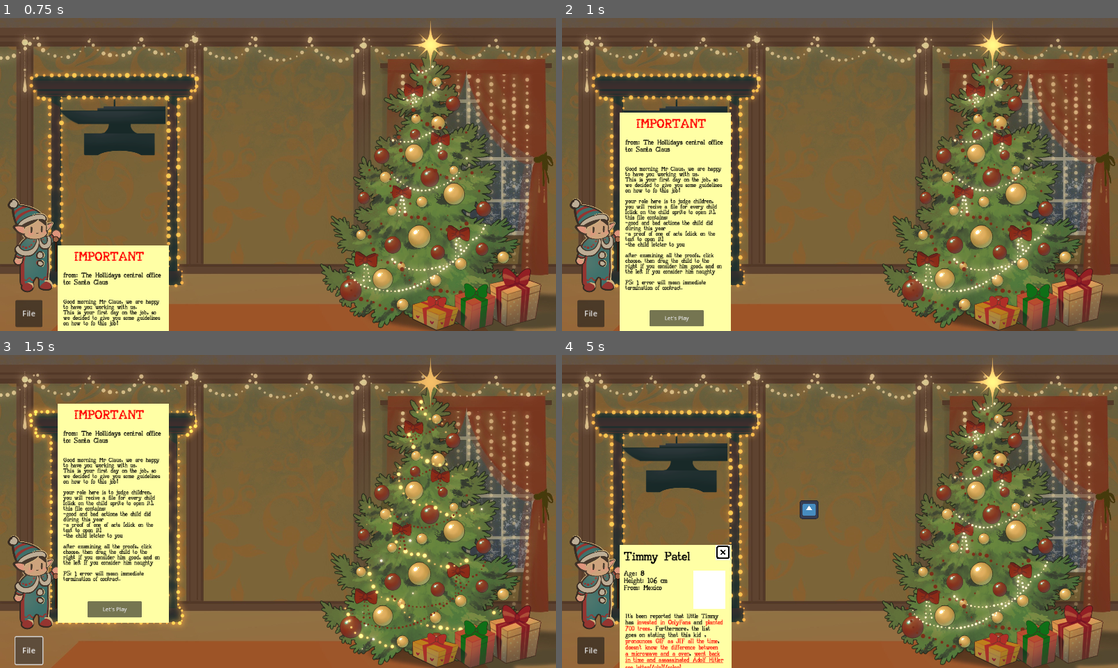
Above: before the commit, frames 1-4 (two rows, left to right).
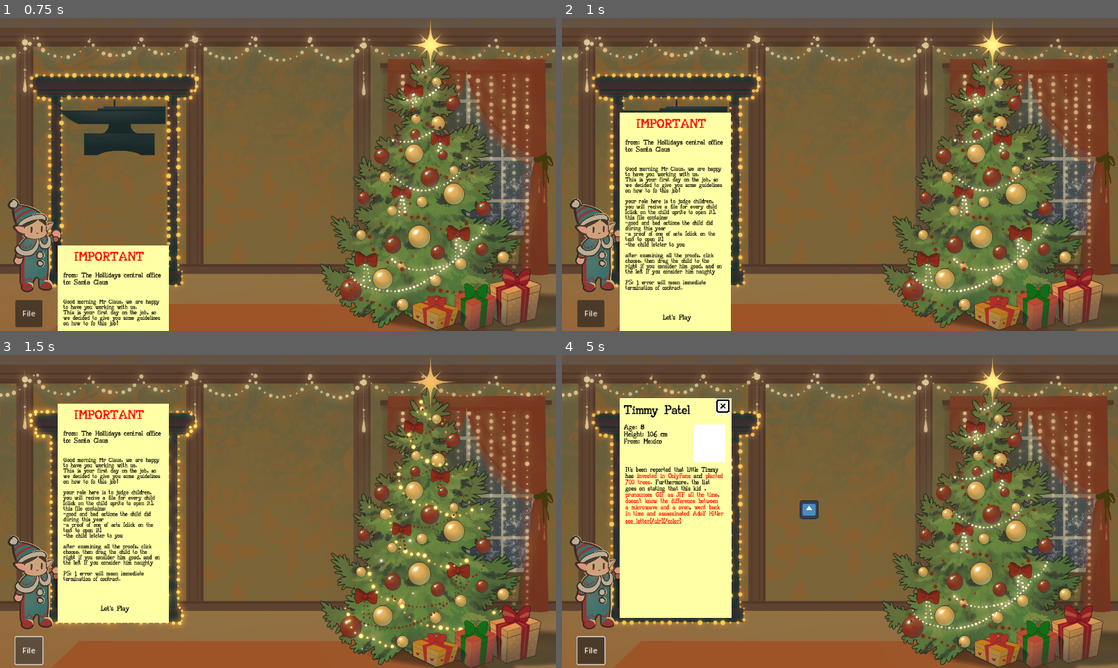
Above: after the commit, the same moments.

Repository: Zapzoop/chritmasgamejam
Game: Godot game, scene res://main_menu/mainmenu.tscn
The game is run twice, just before and just after one commit, with the same random seed, the same clock (stepped at 60 frames per second) and the same inputs. The engine's default icon, where the game draws it, is replaced by a stand-in: a white triangle on a blue panel in a dark square.
Inputs (mouse positions are in pixels of both pictures, inside the frame that each line leads up to):
- Up to frame 1 (0.75 s): click "Start" at 0.5 s
- Up to frame 2 (1 s): no input
- Up to frame 3 (1.5 s): click "File" at 1.25 s
- Up to frame 4 (5 s): click "Let's Play" at 2 s; click "File" at 2.75 s; click "File" at 3.5 s; click (678, 627) at 4.25 s, where only the run before the commit has a clickable "Decide"

Frame 1 is identical in both runs. In frame 2, 0.5% of the frame differs, in the area x 15-26%, y 93-99%; in frame 3, 0.5%; in frame 4, 14%, in the area x 2-31%, y 13-100%.
Error in both runs: Invalid access to property or key 'report' on a base object of type 'null instance'. (res://mainlevel/level.gd:54)

Commit message:
added
things

Diff:
--- a/assets/scenes&scripts/tutorial.tscn
+++ b/assets/scenes&scripts/tutorial.tscn
@@ -140,7 +140,21 @@
 anchor_top = 0.901235
 anchor_right = 0.756098
 anchor_bottom = 0.975309
+theme = ExtResource("3_2j0yg")
+theme_override_colors/font_color = Color(0, 0, 0, 1)
+theme_override_colors/font_pressed_color = Color(0, 0, 0, 1)
+theme_override_colors/font_hover_color = Color(0, 0, 0, 1)
+theme_override_colors/font_focus_color = Color(0, 0, 0, 1)
+theme_override_colors/font_hover_pressed_color = Color(0, 0, 0, 1)
+theme_override_colors/font_disabled_color = Color(0, 0, 0, 1)
+theme_override_colors/icon_normal_color = Color(0, 0, 0, 0)
+theme_override_colors/icon_pressed_color = Color(0, 0, 0, 0)
+theme_override_colors/icon_hover_color = Color(0, 0, 0, 0)
+theme_override_colors/icon_hover_pressed_color = Color(1, 1, 1, 0.203922)
+theme_override_colors/icon_focus_color = Color(1, 1, 1, 0.203922)
+theme_override_colors/icon_disabled_color = Color(1, 1, 1, 0.203922)
 text = "Let's Play"
+flat = true
 metadata/_edit_use_anchors_ = true
 
 [node name="anim" type="AnimationPlayer" parent="."]
--- a/character/child/child_file.tscn
+++ b/character/child/child_file.tscn
@@ -134,14 +134,30 @@
 metadata/_edit_use_anchors_ = true
 
 [node name="Decide" type="Button" parent="Paper/TempBg/Profile"]
+visible = false
 layout_mode = 1
 anchors_preset = -1
 anchor_left = 0.268293
 anchor_top = 0.901235
 anchor_right = 0.756098
 anchor_bottom = 0.975309
-text = "Decide
+theme = ExtResource("2_2bemc")
+theme_override_colors/font_color = Color(0, 0, 0, 1)
+theme_override_colors/font_pressed_color = Color(0, 0, 0, 1)
+theme_override_colors/font_hover_color = Color(0, 0, 0, 1)
+theme_override_colors/font_focus_color = Color(0, 0, 0, 1)
+theme_override_colors/font_hover_pressed_color = Color(0, 0, 0, 1)
+theme_override_colors/font_disabled_color = Color(0, 0, 0, 1)
+theme_override_colors/icon_normal_color = Color(0, 0, 0, 0)
+theme_override_colors/icon_pressed_color = Color(0, 0, 0, 0)
+theme_override_colors/icon_hover_color = Color(0, 0, 0, 0)
+theme_override_colors/icon_hover_pressed_color = Color(0, 0, 0, 0)
+theme_override_colors/icon_focus_color = Color(0, 0, 0, 0)
+theme_override_colors/icon_disabled_color = Color(0, 0, 0, 0)
+theme_override_font_sizes/font_size = 30
+text = "judge
 "
+flat = true
 metadata/_edit_use_anchors_ = true
 
 [node name="Close" type="Button" parent="Paper/TempBg/Profile"]
--- a/generator/generator.gd
+++ b/generator/generator.gd
@@ -3,6 +3,10 @@
 var parent
 
 var rnd = RandomNumberGenerator.new()
+var drawings_to_be_seen = 0
+var drawings_seen = 0
+var already_seen = []
+var letter_seen = false
 
 var males = ["Timmy","Moe","Oliver","Ethan","Luca","Billy","Frank","Noah","Enzo","Felix","Diego","Tomasz","Alberto","Mohamed","Magnus","Mario","Sergei"]
 var females = ["Linda","Sarah","Paula","Meredith","Amelia","Chloe","Marie","Antonia","Alice","Heidi","Mitsuki","Martina","Anastasia"]
@@ -237,6 +241,10 @@
 	$Paper/TempBg/Profile/Story.text += "\n" + "[color=red][url]see letter[/ulr][/color]"
 	report_card()
 
+	for x in all:
+		if drawings.keys().has(x):
+			drawings_to_be_seen += 1
+
 func report_card():
 	var positive_score = 0
 	var negative_score = 0
@@ -276,12 +284,18 @@
 	print("clicked")
 	if drawings.keys().has(meta):
 		$Drawing.texture = ResourceLoader.load(drawings[meta])
+		if not already_seen.has(meta):
+			already_seen.append(meta)
+			drawings_seen +=1
 	else:
 		if meta == "see letter":
 			if $letter.visible == true:
 				$letter.visible = false
+				letter_seen = true
 			else:
 				$letter.visible = true
+	if drawings_seen == drawings_to_be_seen:
+		$Paper/TempBg/Profile/Decide.show()
 
 func _on_anim_animation_finished(anim_name):
 	if anim_name == "close":
